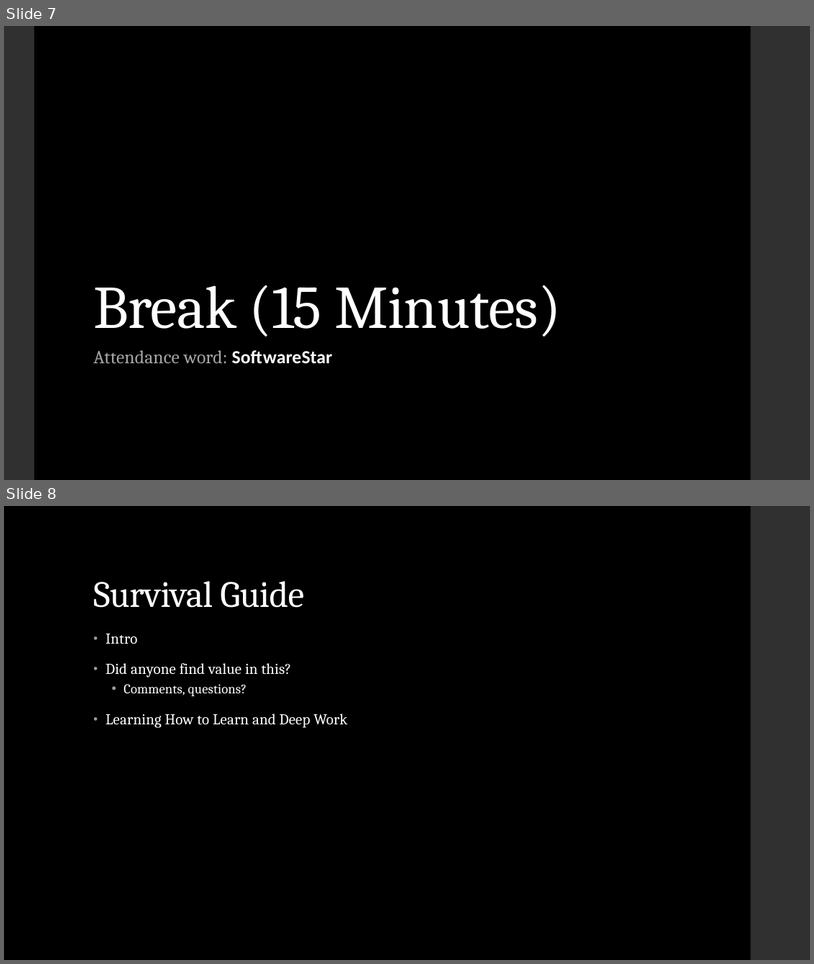
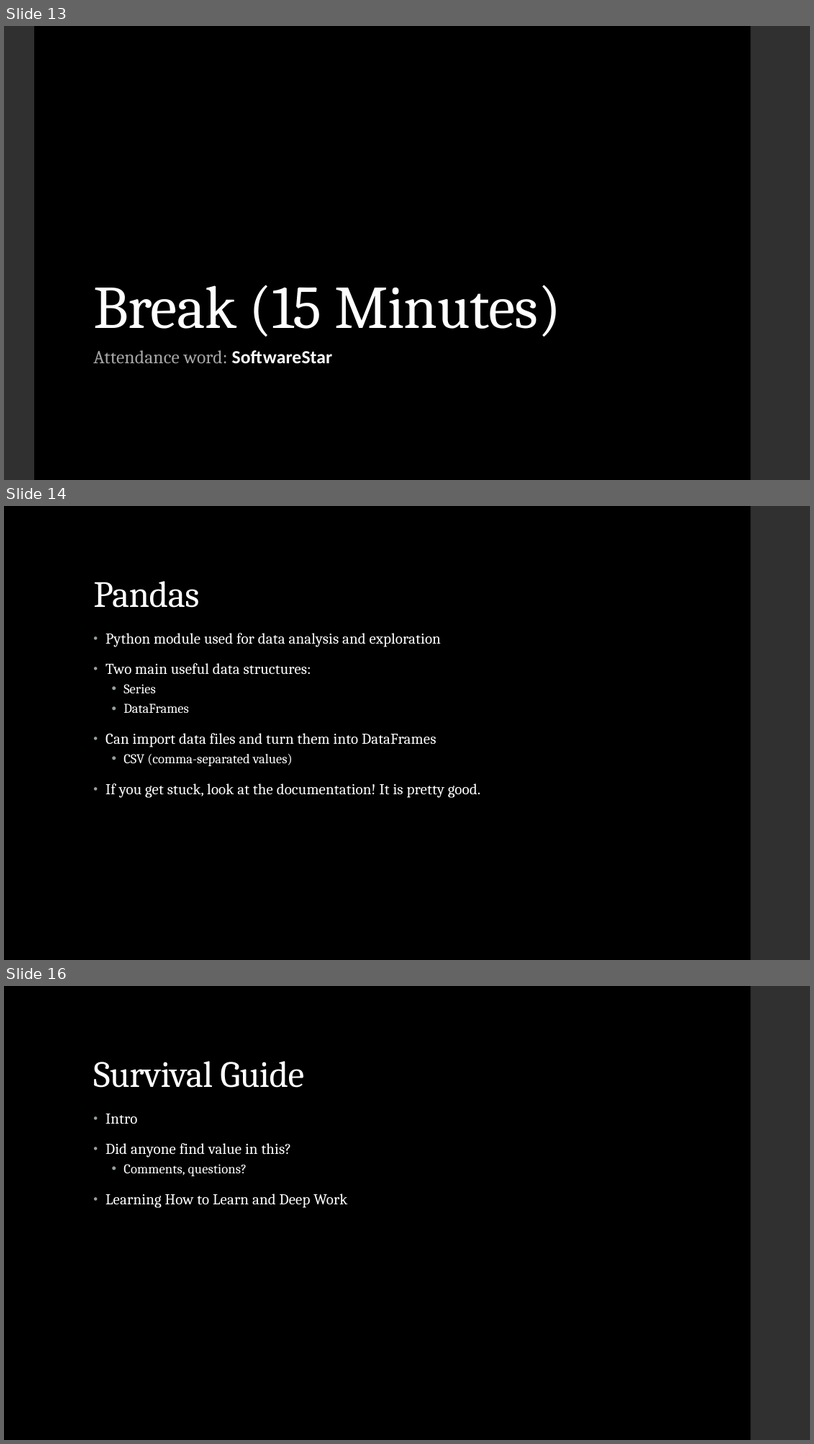
Before and after one commit to LaunchCoderGirlSTL/Data-Science-Assignments, a slide deck: course_material/week_04/week_04_presentation.pptx. Shown one above the other, each under a label of ours: slides 7 and 8 before the commit, slides 13, 14 and 16 after it; the slides between them are not shown. The pictures are 814x964 and 814x1444 pixels, drawn with LibreOffice and Linux fonts; fonts in the diff are those of the drawing. Boxes give left, top, right and bottom in pixels: in the first picture for what was removed or moved away, otherwise in the second. Text is boxed around its words. In the diff, an @@ line names an element or a change of style, - is before the commit and + after.

```diff
--- a/course_material/week_04/week_04_presentation.pptx
+++ b/course_material/week_04/week_04_presentation.pptx
@@ slide 14 added at (4, 506, 810, 960), background #000000; not listed: 1 template element that a slide beside it also shows @@
@@ title added at (93, 581, 199, 608), 44 pt, text #FFFFFF @@
+Pandas
@@ text added at (106, 633, 481, 798), 18 pt, text #FFFFFF @@
+• Python module used for data analysis and exploration
+• Two main useful data structures:
+  • Series
+  • DataFrames
+• Can import data files and turn them into DataFrames
+  • CSV (comma-separated values)
+• If you get stuck, look at the documentation! It is pretty good.
@@ what was slide 7 is now slide 13 @@
@@ what was slide 8 is now slide 16 @@
```
Also in this commit, not shown: 1 slide changed, 7 other slides added.
